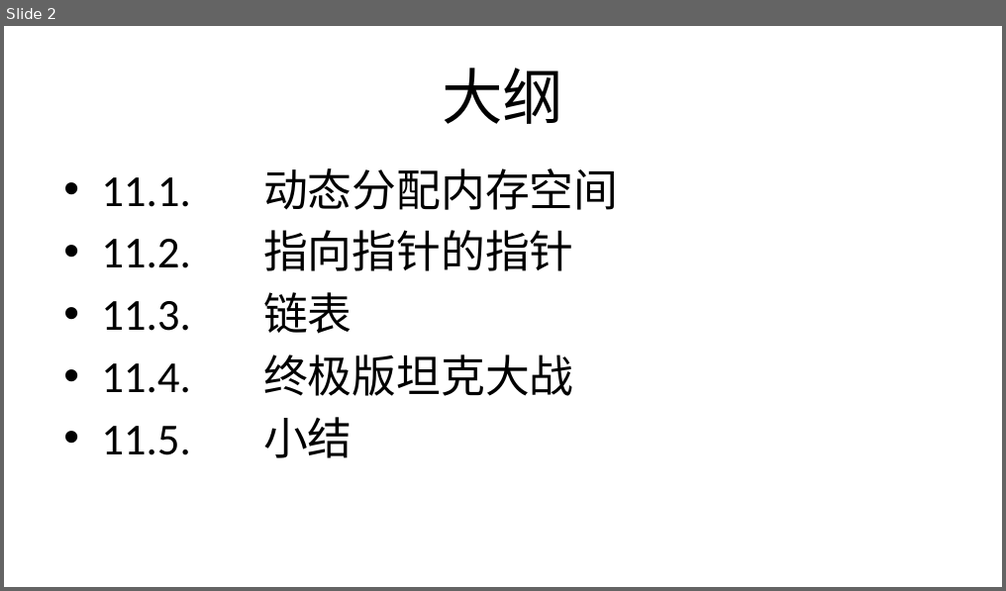
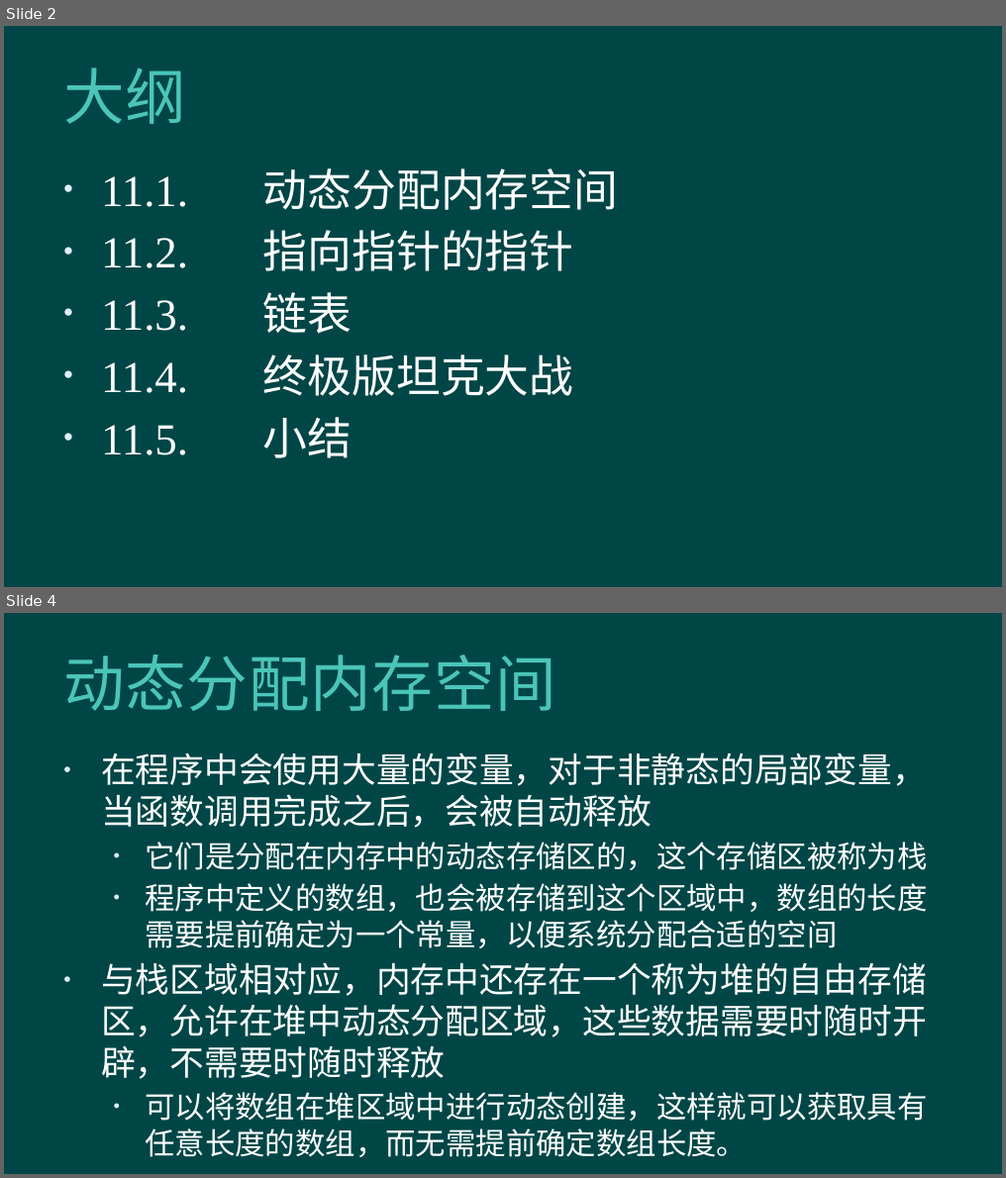
Before and after one commit to hanhonglei/Course_BasicGameProgramming, a slide deck: 第11章 指针的高级应用/第11章 指针的高级应用.pptx. Shown one above the other, each under a label of ours: slide 2 before the commit, slides 2 and 4 after it; the slides between them are not shown. The pictures are 1006x591 and 1006x1178 pixels, drawn with LibreOffice and Linux fonts; fonts in the diff are those of the drawing; background and template pictures are left out. Boxes give left, top, right and bottom in pixels: in the first picture for what was removed or moved away, otherwise in the second. Text is boxed around its words. In the diff, an @@ line names an element or a change of style, - is before the commit and + after.

```diff
--- a/第11章 指针的高级应用/第11章 指针的高级应用.pptx
+++ b/第11章 指针的高级应用/第11章 指针的高级应用.pptx
@@ slide 4 added at box(4, 613, 1002, 1174), background #004646 @@
@@ title added at box(63, 655, 556, 711), 44 pt, text #4BC5B9 @@
+动态分配内存空间
@@ text added at box(101, 753, 928, 1121), 21.7 pt, text #FFFFFF @@
+• 在程序中会使用大量的变量，对于非静态的局部变量，当函数调用完成之后，会被自动释放
+  • 它们是分配在内存中的动态存储区的，这个存储区被称为栈
+  • 程序中定义的数组，也会被存储到这个区域中，数组的长度需要提前确定为一个常量，以便系统分配合适的空间
+• 与栈区域相对应，内存中还存在一个称为堆的自由存储区，允许在堆中动态分配区域，这些数据需要时随时开辟，不需要时随时释放
+  • 可以将数组在堆区域中进行动态创建，这样就可以获取具有任意长度的数组，而无需提前确定数组长度。
@@ slide 2 changed as well @@
@@ background #FFFFFF to #004646 @@
@@ title "大纲" at box(63, 68, 186, 124): font Calibri to Arial, text colour #000000 to #4BC5B9, letter spacing 0 to 0.5 pt; alignment centre to left @@
@@ text "11.1. 动态分配内存空间" at box(101, 169, 619, 459): font Calibri to Times New Roman, text colour #000000 to #FFFFFF @@
```
Also in this commit, not shown: 1 other slide changed, 31 other slides added.
